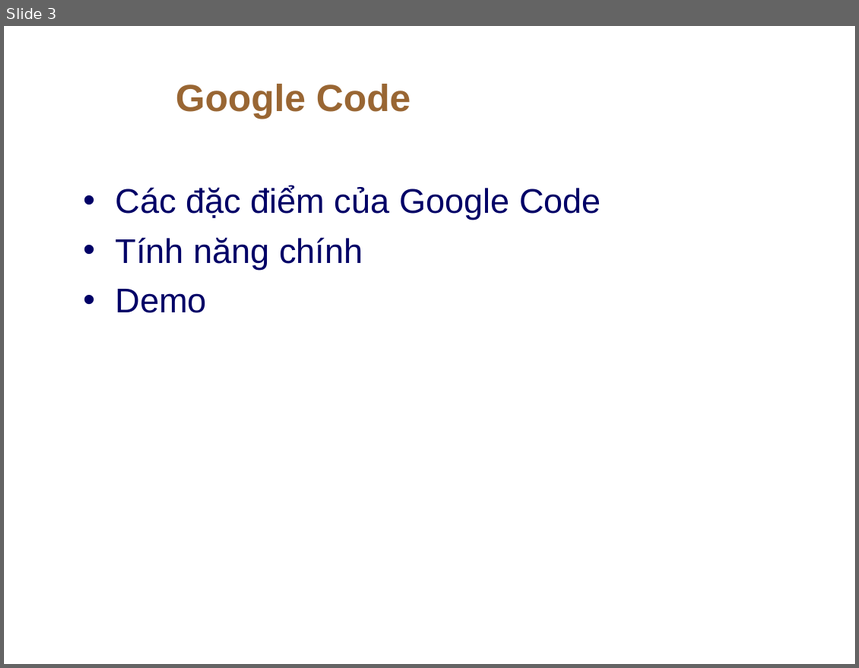
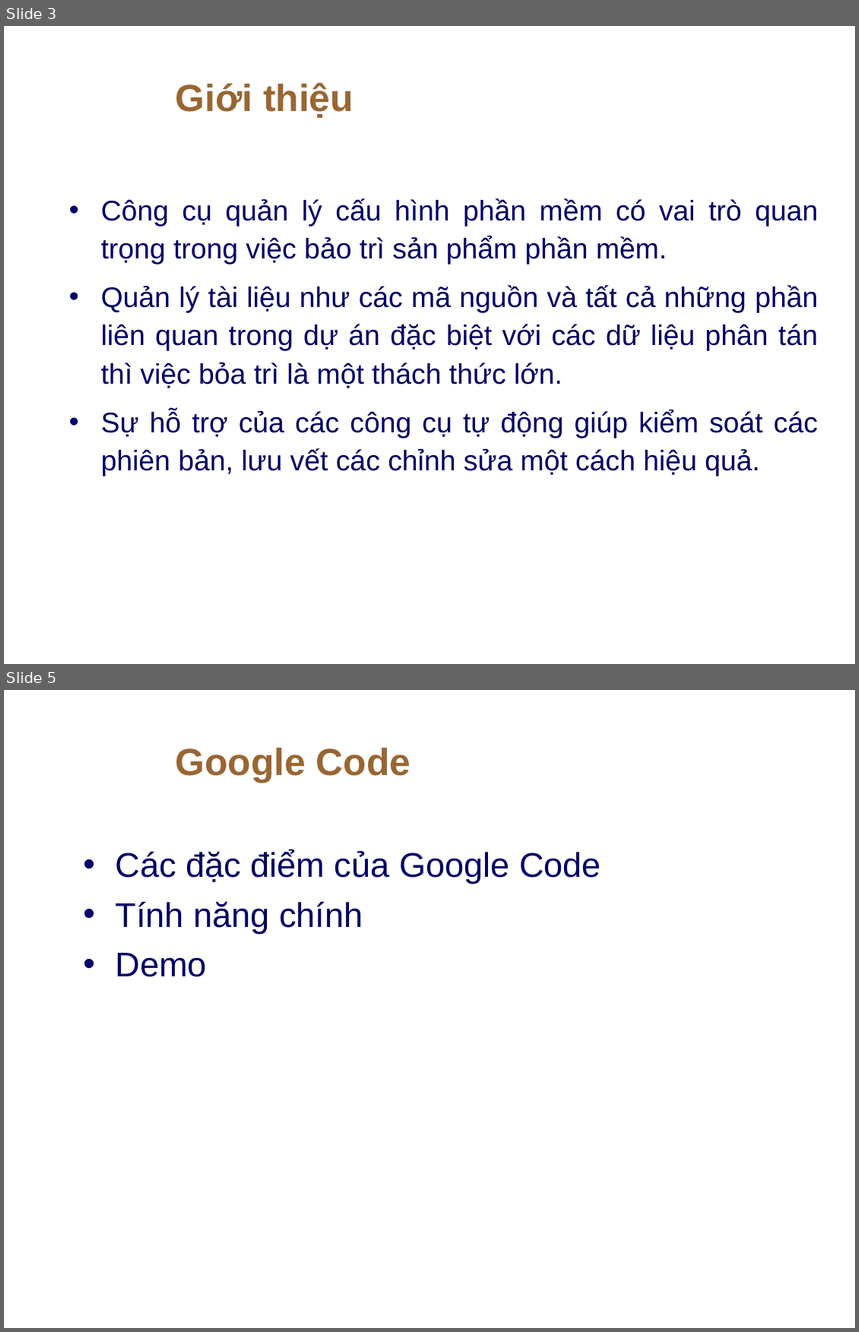
Before and after one commit to thanhphi0127/manager-configuration, a slide deck: doc/baitapso1/NHOM5_BAOCAO_BT1.ppt. Shown one above the other, each under a label of ours: slide 3 before the commit, slides 3 and 5 after it; the slides between them are not shown. The pictures are 859x668 and 859x1332 pixels, drawn with LibreOffice and Linux fonts; fonts in the diff are those of the drawing; background and template pictures are left out. Boxes give left, top, right and bottom in pixels: in the first picture for what was removed or moved away, otherwise in the second. Text is boxed around its words. In the diff, an @@ line names an element or a change of style, - is before the commit and + after.

```diff
--- a/doc/baitapso1/NHOM5_BAOCAO_BT1.ppt
+++ b/doc/baitapso1/NHOM5_BAOCAO_BT1.ppt
@@ slide 3 added at box(4, 26, 855, 664), background picture (left out) @@
@@ title added at box(176, 83, 354, 118), 32 pt, text #996633, bold @@
+Giới thiệu
@@ text added at box(101, 199, 818, 477), 24 pt, text #000066 @@
+• Công cụ quản lý cấu hình phần mềm có vai trò quan trọng trong việc bảo trì sản phẩm phần mềm.
+• Quản lý tài liệu như các mã nguồn và tất cả những phần liên quan trong dự án đặc biệt với các dữ liệu phân tán thì việc bỏa trì là một thách thức lớn.
+• Sự hỗ trợ của các công cụ tự động giúp kiểm soát các phiên bản, lưu vết các chỉnh sửa một cách hiệu quả.
@@ what was slide 3 is now slide 5 @@
```
Also in this commit, not shown: 1 slide changed, 3 other slides added, 2 slides removed.
